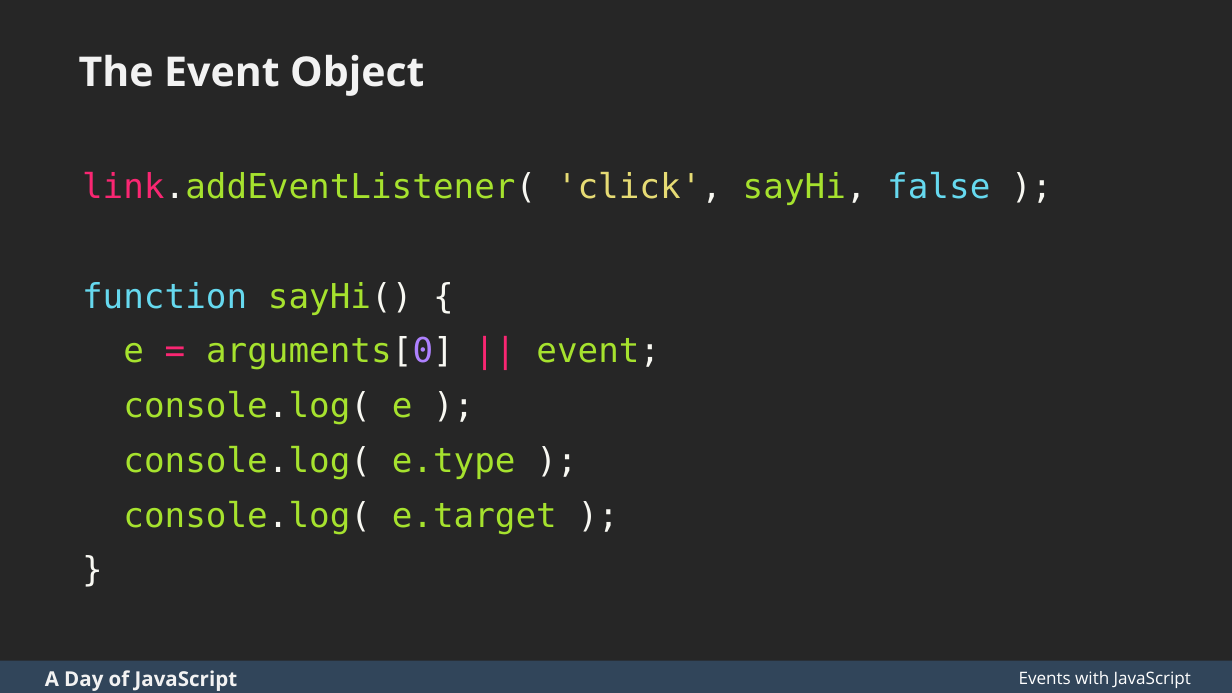
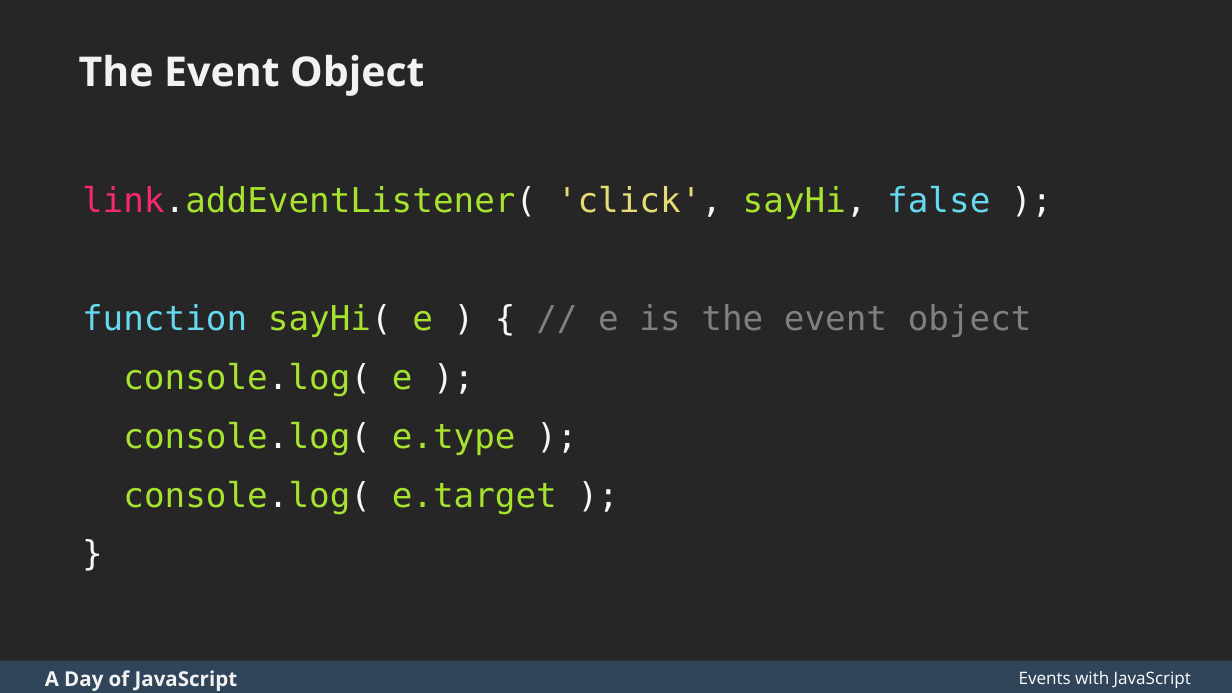
Before and after one commit to zgordon/a-day-of-javascript, a slide deck: slide 69 of A Day of JavaScript Slides.pptx. Drawn at 1232x693 pixels with LibreOffice and Linux fonts; fonts in the diff are those of the drawing. Boxes give left, top, right and bottom in pixels: in the first picture for what was removed or moved away, otherwise in the second. Text is boxed around its words. In the diff, an @@ line names an element or a change of style, - is before the commit and + after.

Commit message:
Updating slides

```diff
--- a/A Day of JavaScript Slides.pptx
+++ b/A Day of JavaScript Slides.pptx
@@ text at (x1=82, y1=185, x2=990, y2=514): line spacing 1 to 1.1 @@
@@ text at (x1=82, y1=304, x2=1032, y2=337): text changed; text colour #A6E22E to #808080 @@
-function sayHi() {
-e = arguments[0] || event;
+function sayHi( e ) { // e is the event object
```
Also in this commit, not shown: 2 other files.
